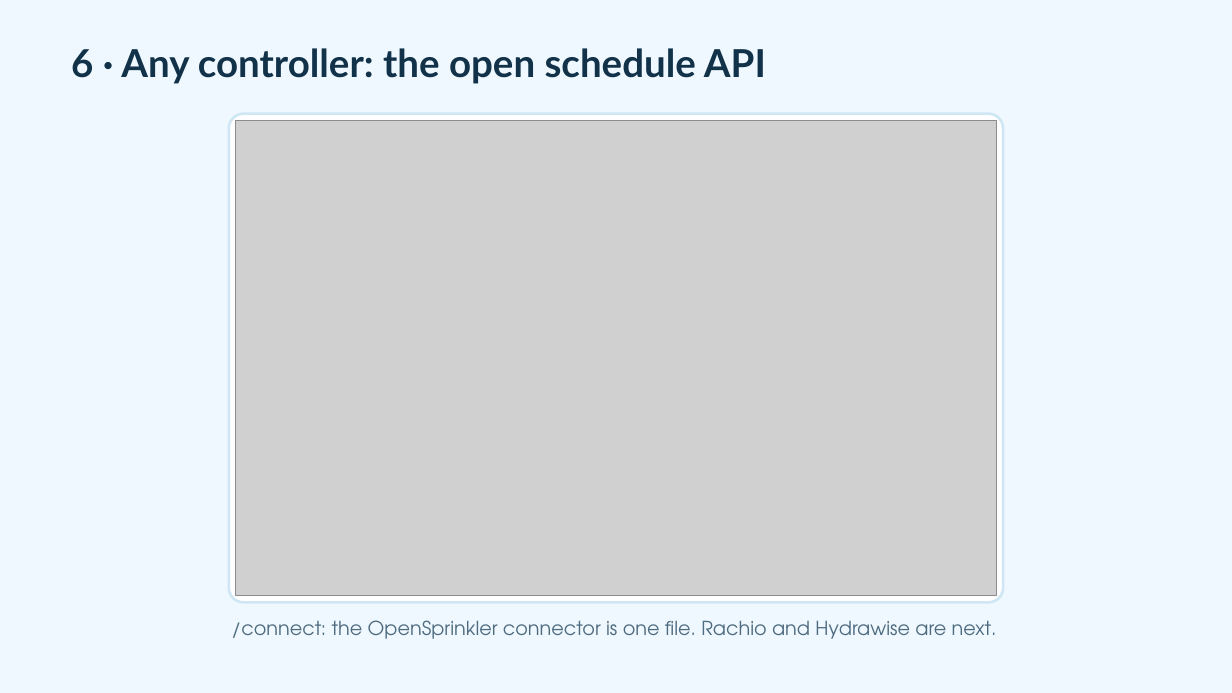
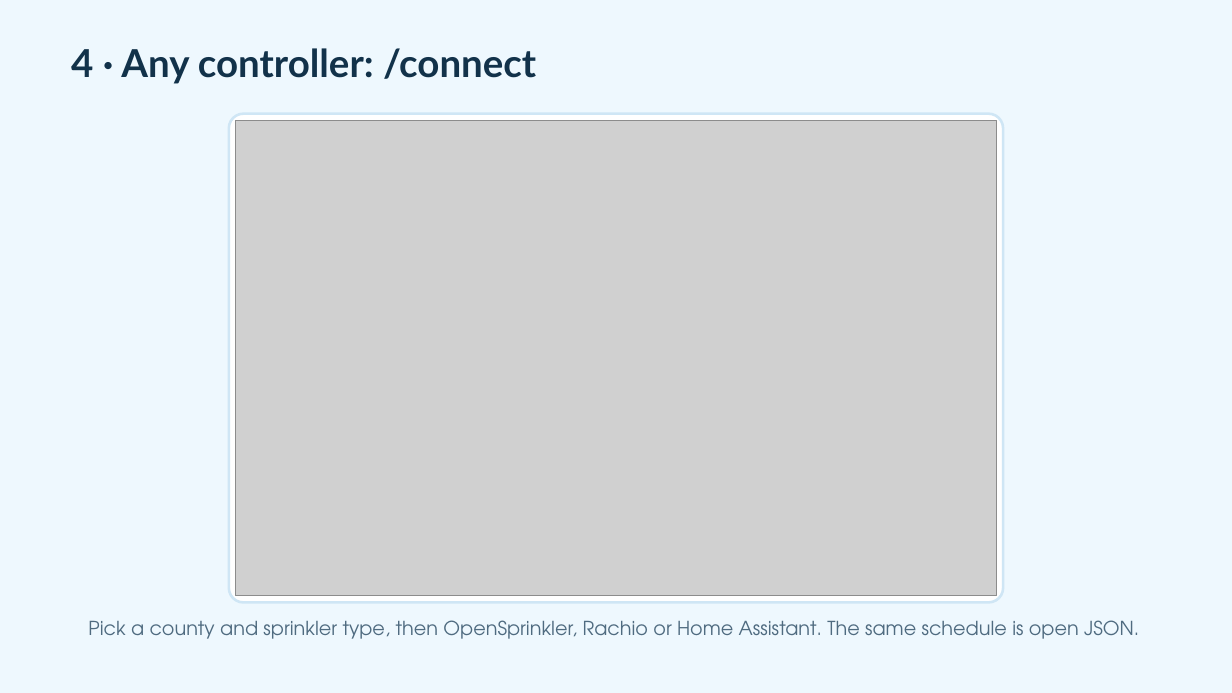
Before and after one commit to adamfortuna/overwatering, a slide deck: slide 21 of docs/pitch/overwatering.pptx. Drawn at 1232x693 pixels with LibreOffice and Linux fonts; fonts in the diff are those of the drawing; grey boxes stand for pictures. Boxes give left, top, right and bottom in pixels: in the first picture for what was removed or moved away, otherwise in the second. Text is boxed around its words. In the diff, an @@ line names an element or a change of style, - is before the commit and + after.

```diff
--- a/docs/pitch/overwatering.pptx
+++ b/docs/pitch/overwatering.pptx
@@ text at (71,48,536,84): text changed @@
-6 · Any controller: the open schedule API
+4 · Any controller: /connect
@@ text at (88,620,1139,639): text changed @@
-/connect: the OpenSprinkler connector is one file. Rachio and Hydrawise are next.
+Pick a county and sprinkler type, then OpenSprinkler, Rachio or Home Assistant. The same schedule is open JSON.
```
Also in this commit, not shown: 14 other slides changed, 7 slides added, 8 slides removed, 30 other files.
